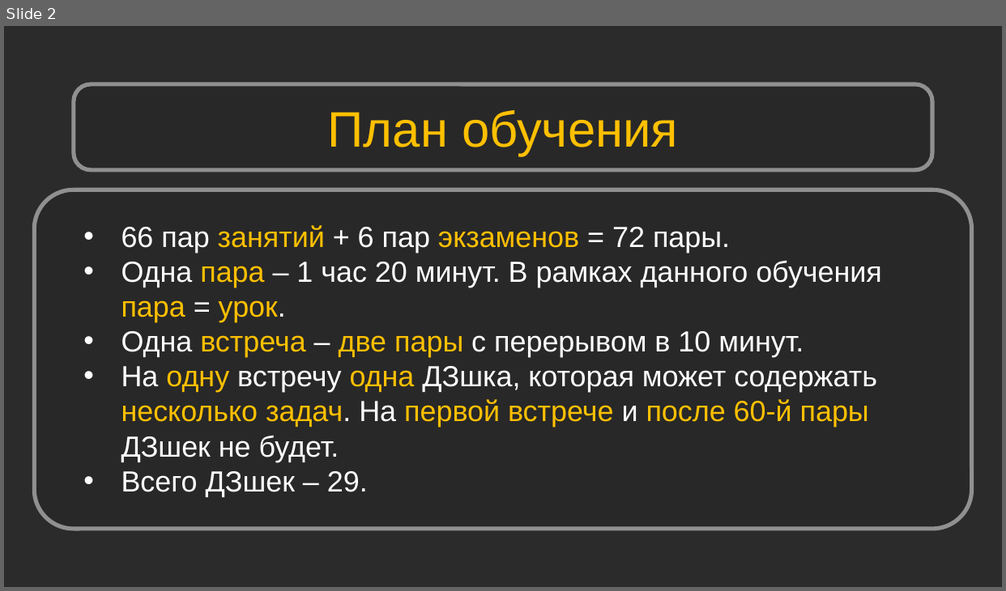
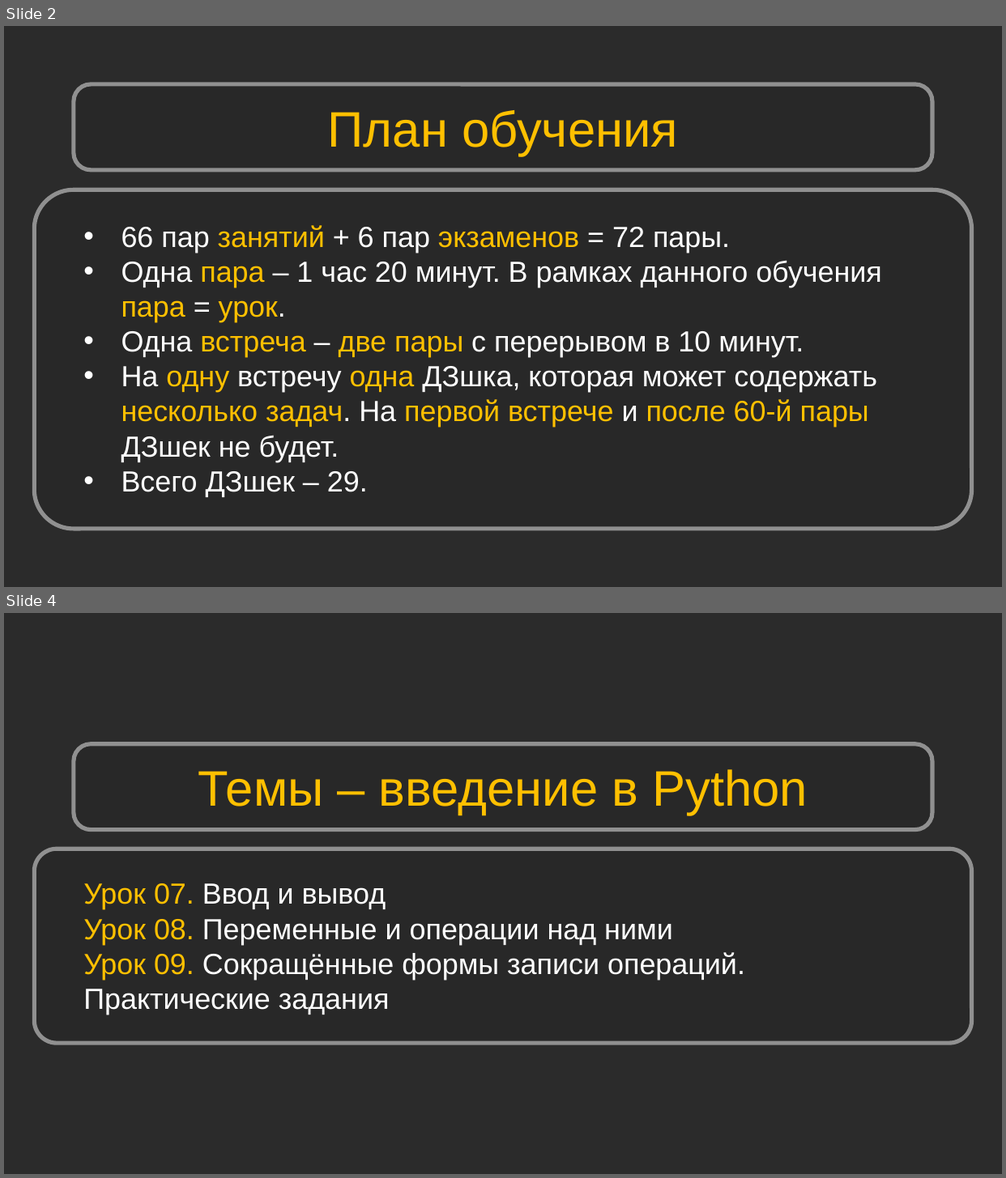
Before and after one commit to Shikonohito/Python_Bootcamp, a slide deck: Урок 01. Mystat. Microsoft Teams/Урок 1. Mystat. Microsoft Teams.pptx. Shown one above the other, each under a label of ours: slide 2 before the commit, slides 2 and 4 after it; the slides between them are not shown. The pictures are 1006x591 and 1006x1178 pixels, drawn with LibreOffice and Linux fonts; fonts in the diff are those of the drawing; background and template pictures are left out; a plain dark background stands for a picture behind light text. Boxes give left, top, right and bottom in pixels: in the first picture for what was removed or moved away, otherwise in the second. Text is boxed around its words. In the diff, an @@ line names an element or a change of style, - is before the commit and + after.

```diff
--- a/Урок 01. Mystat. Microsoft Teams/Урок 1. Mystat. Microsoft Teams.pptx
+++ b/Урок 01. Mystat. Microsoft Teams/Урок 1. Mystat. Microsoft Teams.pptx
@@ slide 4 added at [4, 613, 1002, 1174], background picture (left out) @@
@@ rounded rectangle added at [74, 744, 932, 830], fill #262626 at 50% opacity, outline #909090 4 pt @@
@@ text added at [198, 769, 808, 815], 48 pt, text #FFC000 @@
+Темы – введение в Python
@@ rounded rectangle added at [34, 849, 971, 1043], fill #262626 at 50% opacity, outline #909090 4 pt @@
@@ text added at [83, 884, 745, 1015], 28 pt, text #FFFFFF @@
+Урок 07. Ввод и вывод
+Урок 08. Переменные и операции над ними
+Урок 09. Сокращённые формы записи операций. Практические задания
```
Also in this commit, not shown: 3 slides changed, 20 other slides added, 2 slides removed, 20 other files.
